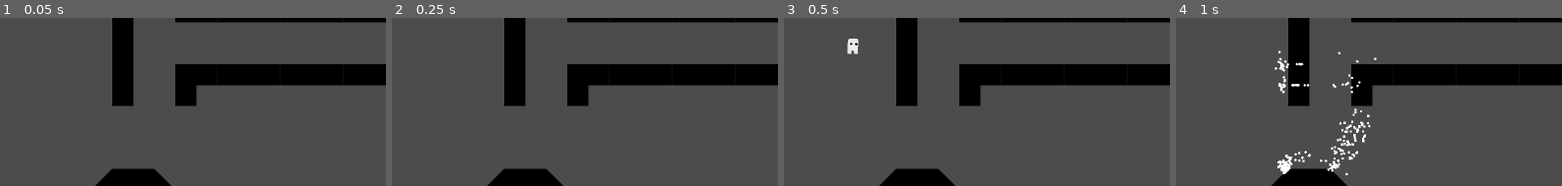
Above: before the commit, frames 1-4 (left to right).
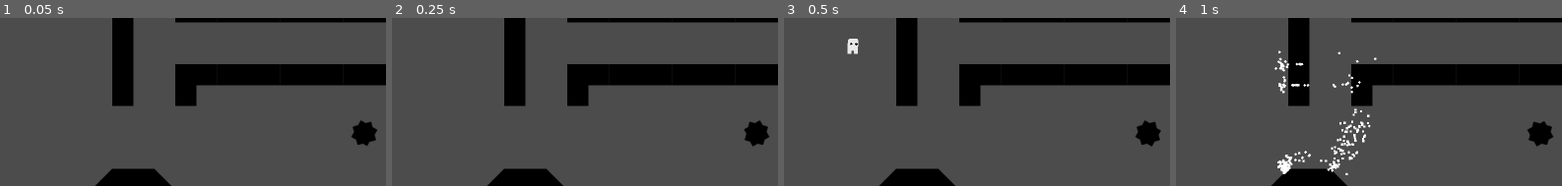
Above: after the commit, the same moments.

Repository: Maigal/gorace
Game: Godot game, scene res://Levels/level_0.tscn
Two runs of this game, one before a commit and one after it. Both use one fixed random seed, a clock stepped at 60 frames per second and the inputs below. This scene is started directly instead of the project's main scene.
Inputs:
- Up to frame 1 (0.05 s): no input
- Up to frame 2 (0.25 s): no input
- Up to frame 3 (0.5 s): no input
- Up to frame 4 (1 s): hold Right (move_right) from 0.53 s (still down); hold T (test) from 0.53 s (still down); tap Space (jump) at 0.77 s
The pictures show only the part of the screen within x 8-58%, y 25-75%; the shares and areas given below are measured in that part.

The runs differ from the first frame. In frame 1, 0.7% of the frame differs, in the area x 91-98%, y 60-77%; in frame 2, 0.7%; in frame 3, 0.7%; in frame 4, 0.7%.

Commit message:
basic trap

Diff:
--- a/client/Levels/level_0.tscn
+++ b/client/Levels/level_0.tscn
@@ -1,8 +1,9 @@
-[gd_scene load_steps=8 format=2]
+[gd_scene load_steps=9 format=2]
 
 [ext_resource path="res://Player.tscn" type="PackedScene" id=1]
 [ext_resource path="res://Sprites/Tiles/test.png" type="Texture" id=2]
 [ext_resource path="res://Levels/Room.gd" type="Script" id=3]
+[ext_resource path="res://Traps/StaticSaw.tscn" type="PackedScene" id=4]
 
 [sub_resource type="ConvexPolygonShape2D" id=1]
 points = PoolVector2Array( 0, 0, 48, 0, 48, 48, 0, 48 )
@@ -96,3 +97,6 @@
 position = Vector2( 333, 170 )
 
 [node name="OtherPlayers" type="Node" parent="."]
+
+[node name="Trap" parent="." instance=ExtResource( 4 )]
+position = Vector2( 1008, 590.513 )
--- /dev/null
+++ b/client/Traps/StaticSaw.gd
@@ -0,0 +1,6 @@
+extends Trap
+
+export var rotation_speed = 10
+
+func _process(delta):
+	rotation_degrees += rotation_speed
--- /dev/null
+++ b/client/Traps/StaticSaw.tscn
@@ -0,0 +1,21 @@
+[gd_scene load_steps=4 format=2]
+
+[ext_resource path="res://Traps/StaticSaw.gd" type="Script" id=1]
+[ext_resource path="res://Sprites/Traps/trap-star.png" type="Texture" id=2]
+
+[sub_resource type="CircleShape2D" id=1]
+radius = 26.3708
+
+[node name="Trap" type="Node2D"]
+script = ExtResource( 1 )
+
+[node name="Sprite" type="Sprite" parent="."]
+scale = Vector2( 2, 2 )
+texture = ExtResource( 2 )
+
+[node name="Area2D" type="Area2D" parent="."]
+collision_layer = 2147483652
+
+[node name="CollisionShape2D" type="CollisionShape2D" parent="Area2D"]
+visible = false
+shape = SubResource( 1 )
--- /dev/null
+++ b/client/Traps/TrapClass.gd
@@ -0,0 +1,6 @@
+extends Node2D
+
+class_name Trap
+
+export(String, "static", "pendulum", "horizontal") var type = "static"
+export var force = 0
--- a/client/project.godot
+++ b/client/project.godot
@@ -8,9 +8,14 @@
 
 config_version=4
 
-_global_script_classes=[  ]
+_global_script_classes=[ {
+"base": "Node2D",
+"class": "Trap",
+"language": "GDScript",
+"path": "res://Traps/TrapClass.gd"
+} ]
 _global_script_class_icons={
-
+"Trap": ""
 }
 
 [application]
Not shown, added: client/Sprites/Traps/trap-star.png.import
